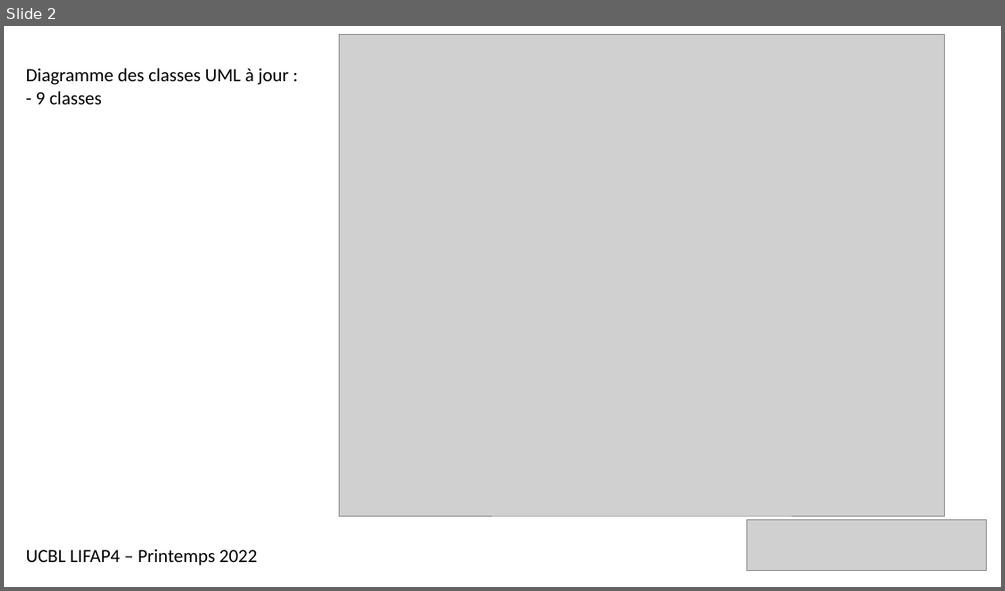
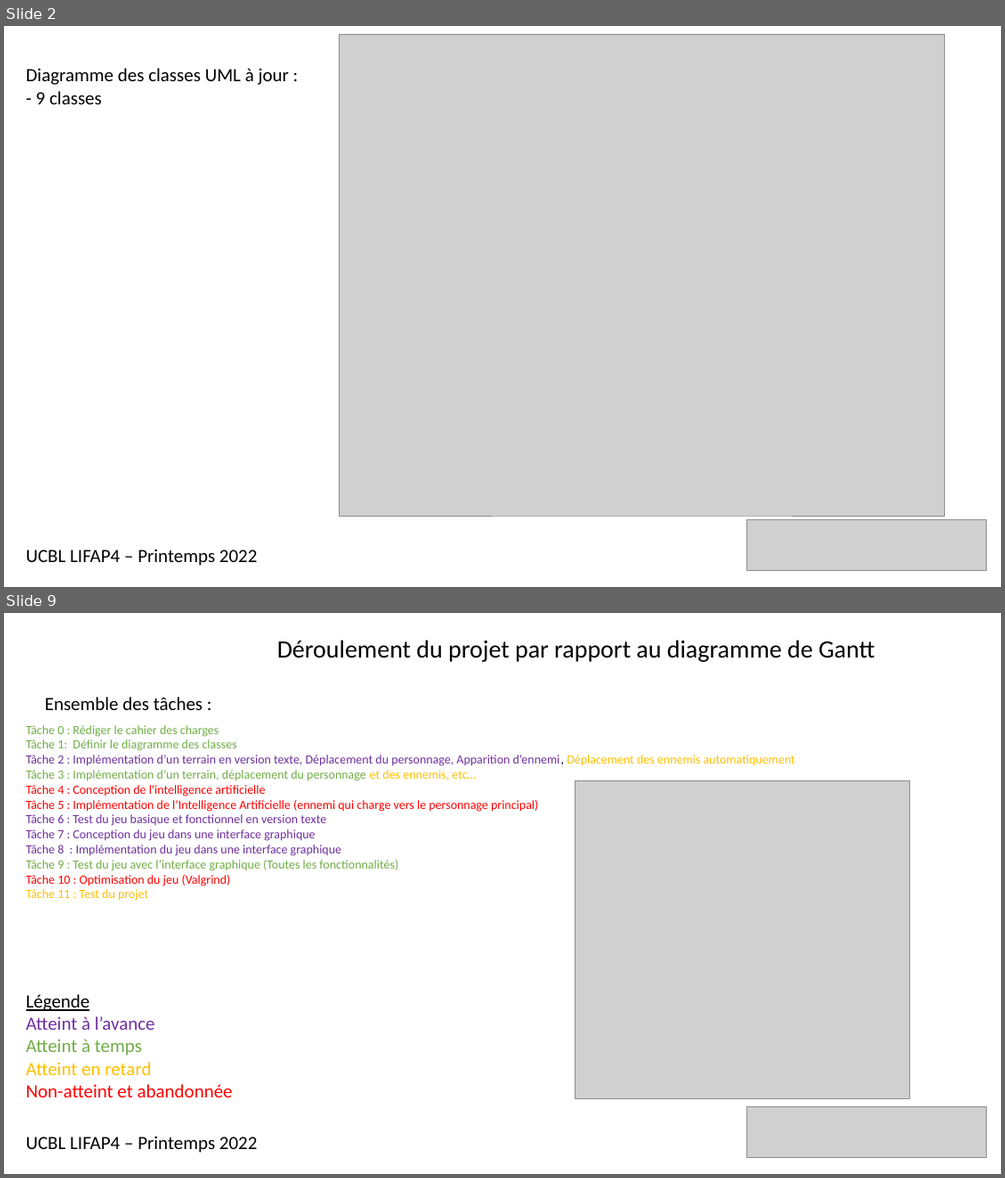
Before and after one commit to Smirboulack/Projet_L2, a slide deck: doc/Présentation-projet-ultimatelifkas.pptx. Shown one above the other, each under a label of ours: slide 2 before the commit, slides 2 and 9 after it; the slides between them are not shown. The pictures are 1005x591 and 1005x1178 pixels, drawn with LibreOffice and Linux fonts; fonts in the diff are those of the drawing; grey boxes stand for pictures. Boxes give left, top, right and bottom in pixels: in the first picture for what was removed or moved away, otherwise in the second. Text is boxed around its words. In the diff, an @@ line names an element or a change of style, - is before the commit and + after.

```diff
--- a/doc/Présentation-projet-ultimatelifkas.pptx
+++ b/doc/Présentation-projet-ultimatelifkas.pptx
@@ slide 9 added at (4, 613, 1001, 1174), background #FFFFFF @@
@@ text added at (277, 640, 874, 662), 24 pt, text #000000 @@
+Déroulement du projet par rapport au diagramme de Gantt
@@ text added at (45, 697, 202, 710), 18 pt, text #000000 @@
+Ensemble des tâches :
@@ text added at (26, 725, 795, 900), 12 pt, text #7030A0 @@
+Tâche 0 : Rédiger le cahier des charges
+Tâche 1: Définir le diagramme des classes
+Tâche 2 : Implémentation d’un terrain en version texte, Déplacement du personnage, Apparition d’ennemi, Déplacement des ennemis automatiquement
+Tâche 3 : Implémentation d’un terrain, déplacement du personnage et des ennemis, etc…
+Tâche 4 : Conception de l'intelligence artificielle
+Tâche 5 : Implémentation de l’Intelligence Artificielle (ennemi qui charge vers le personnage principal)
+Tâche 6 : Test du jeu basique et fonctionnel en version texte
+Tâche 7 : Conception du jeu dans une interface graphique
+Tâche 8 : Implémentation du jeu dans une interface graphique
+Tâche 9 : Test du jeu avec l’interface graphique (Toutes les fonctionnalités)
+Tâche 10 : Optimisation du jeu (Valgrind)
+Tâche 11 : Test du projet
@@ picture added at (574, 780, 909, 1098) @@
@@ text added at (26, 994, 233, 1097), 18 pt, text #FF0000 @@
+Légende
+Atteint à l’avance
+Atteint à temps
+Atteint en retard
+Non-atteint et abandonnée
@@ picture added at (746, 1107, 987, 1158) @@
@@ text added at (26, 1135, 258, 1152), 18 pt, text #000000 @@
+UCBL LIFAP4 – Printemps 2022
```
Also in this commit, not shown: 4 slides changed, 4 other slides added, 1 other file.
